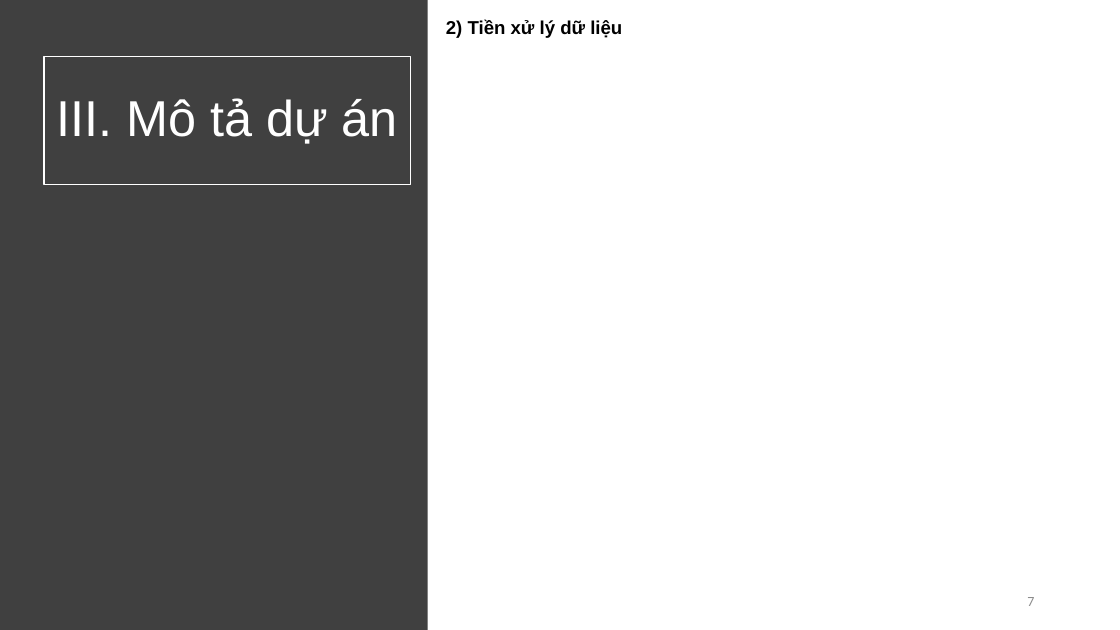
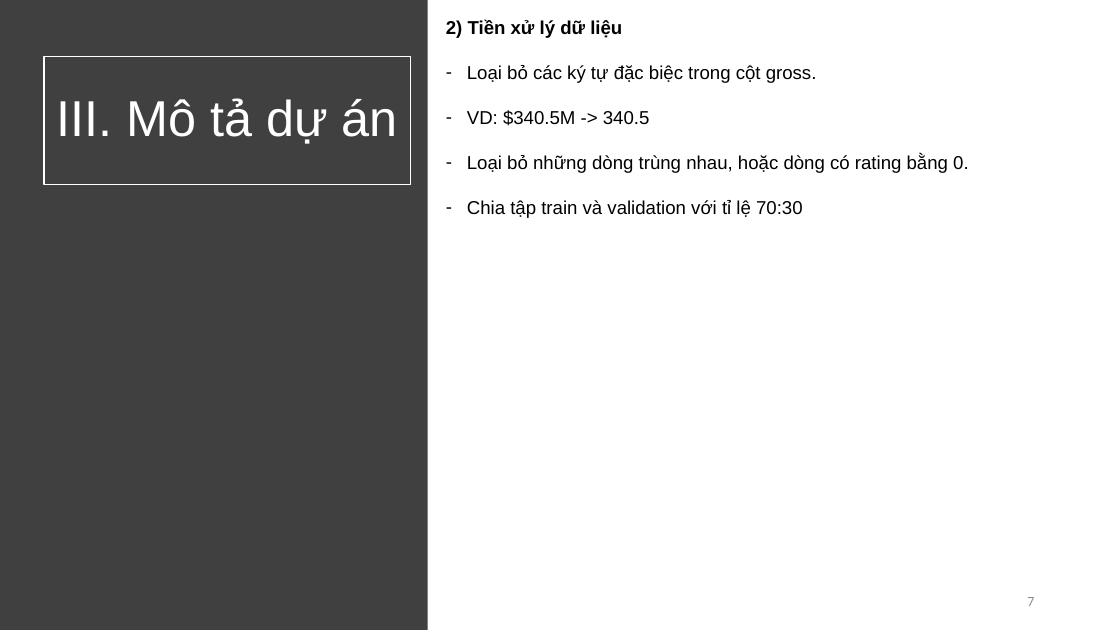
Before and after one commit to vietph34/DS_Final_project, a slide deck: slide 7 of doc/report.pptx. Drawn at 1120x630 pixels with LibreOffice and Linux fonts; fonts in the diff are those of the drawing. Boxes give left, top, right and bottom in pixels: in the first picture for what was removed or moved away, otherwise in the second. Text is boxed around its words. In the diff, an @@ line names an element or a change of style, - is before the commit and + after.

```diff
--- a/doc/report.pptx
+++ b/doc/report.pptx
@@ text at box(467, 65, 969, 218): paragraphs added @@
+– Loại bỏ các ký tự đặc biệc trong cột gross.
+– VD: $340.5M -> 340.5
+– Loại bỏ những dòng trùng nhau, hoặc dòng có rating bằng 0.
+– Chia tập train và validation với tỉ lệ 70:30
```
Also in this commit, not shown: 2 other slides changed.
